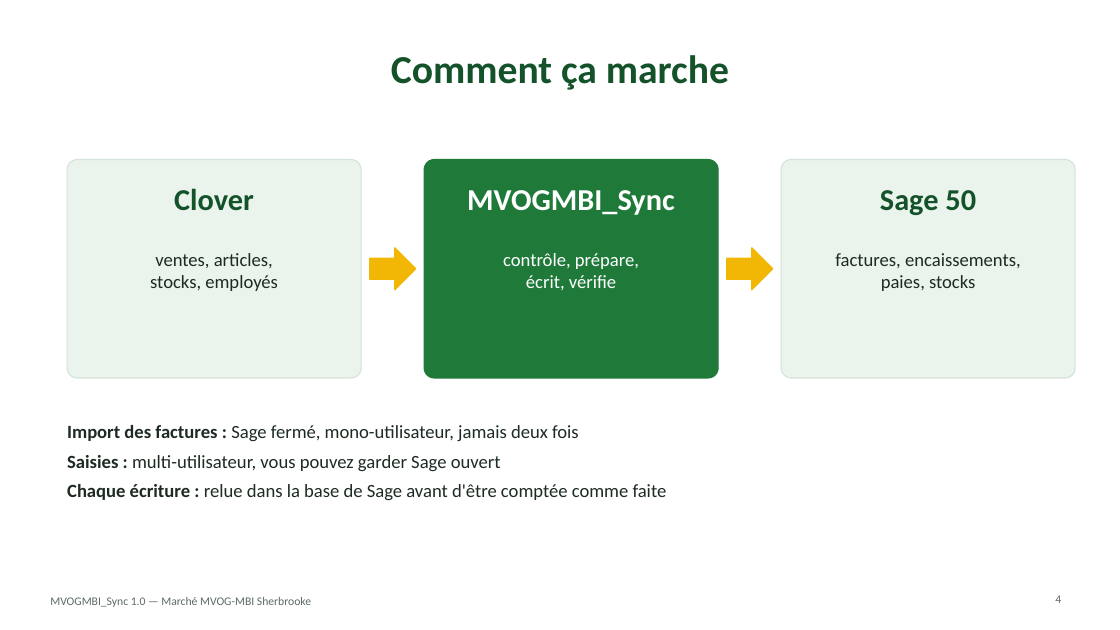
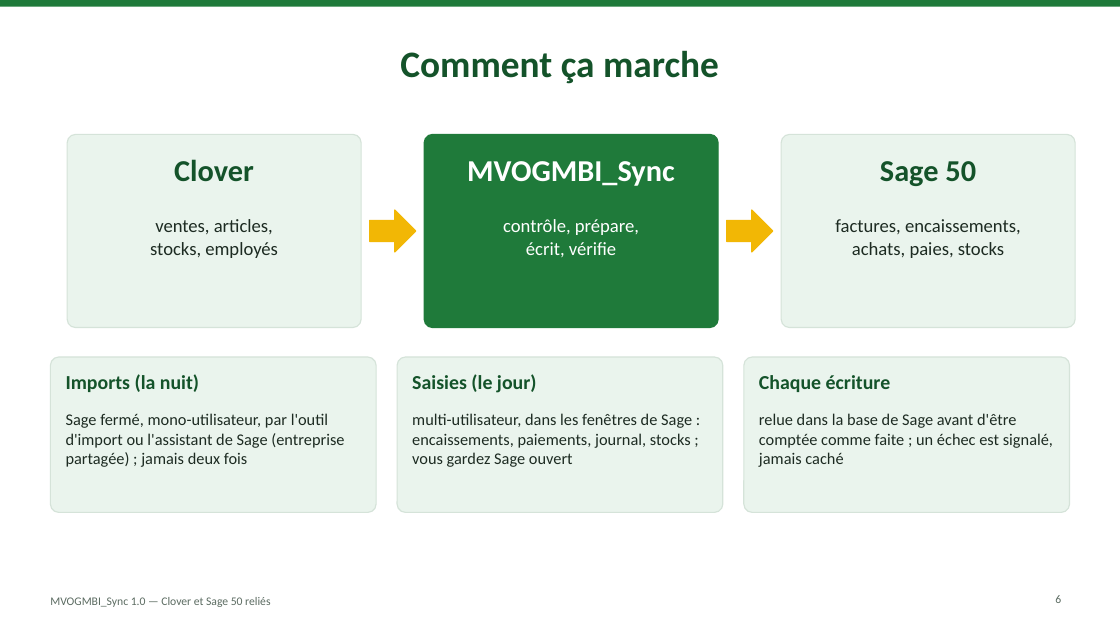
Before and after one commit to mteingueng-dot/MVOGMBI_Sync_2026.1, a slide deck: slide 6 of documentation/Presentation_MVOGMBI_Sync.pptx (slide 4 before the commit). Drawn at 1120x630 pixels with LibreOffice and Linux fonts; fonts in the diff are those of the drawing. Boxes give left, top, right and bottom in pixels: in the first picture for what was removed or moved away, otherwise in the second. Text is boxed around its words. In the diff, an @@ line names an element or a change of style, - is before the commit and + after.

```diff
--- a/documentation/Presentation_MVOGMBI_Sync.pptx
+++ b/documentation/Presentation_MVOGMBI_Sync.pptx
@@ rectangle added at <box>0,0,1120,7</box>, fill #1F7A3A @@
@@ title "Comment ça marche" at <box>400,50,719,84</box>: size 34 to 32 pt @@
@@ rounded rectangle: place and size @@
-rounded rectangle at <box>67,160,361,378</box>
+rounded rectangle at <box>67,134,361,328</box>
@@ rounded rectangle: place and size @@
-rounded rectangle at <box>424,160,718,378</box>
+rounded rectangle at <box>424,134,718,328</box>
@@ proportions changed in 3 elements at <box>67,134,361,328</box>, <box>424,134,718,328</box>, <box>781,134,1075,328</box> @@
@@ rounded rectangle: place and size @@
-rounded rectangle at <box>781,160,1075,378</box>
+rounded rectangle at <box>781,134,1075,328</box>
@@ 3 texts: place and size @@
-3 texts at <box>174,188,976,215</box>
+3 texts at <box>174,159,976,186</box>
@@ text "ventes, articles,": place and size @@
-text "ventes, articles," at <box>150,253,278,291</box>
+text "ventes, articles," at <box>150,219,278,258</box>
@@ right arrow: place and size @@
-right arrow at <box>370,248,416,290</box>
+right arrow at <box>370,210,416,252</box>
@@ text "contrôle, prépare,": place and size @@
-text "contrôle, prépare," at <box>503,253,639,290</box>
+text "contrôle, prépare," at <box>503,219,639,257</box>
@@ right arrow: place and size @@
-right arrow at <box>727,248,773,290</box>
+right arrow at <box>727,210,773,252</box>
@@ text "factures, encaissements,": place and size @@
-text "factures, encaissements," at <box>835,253,1021,291</box>
+text "factures, encaissements," at <box>835,219,1021,258</box>
@@ text at <box>852,242,1004,258</box>: text changed @@
-paies, stocks
+achats, paies, stocks
@@ rounded rectangle added at <box>50,357,376,513</box>, fill #EAF4ED, outline #D5E3D9 1 pt @@
@@ rounded rectangle added at <box>397,357,723,513</box>, fill #EAF4ED, outline #D5E3D9 1 pt @@
@@ rounded rectangle added at <box>744,357,1070,513</box>, fill #EAF4ED, outline #D5E3D9 1 pt @@
@@ text added at <box>66,374,199,392</box>, 17 pt, text #14532A, bold @@
+Imports (la nuit)
@@ text added at <box>412,374,537,393</box>, 17 pt, text #14532A, bold @@
+Saisies (le jour)
@@ text added at <box>759,375,891,392</box>, 17 pt, text #14532A, bold @@
+Chaque écriture
@@ text added at <box>66,413,344,467</box>, 14 pt, text #1D2B22 @@
+Sage fermé, mono-utilisateur, par l'outil d'import ou l'assistant de Sage (entreprise partagée) ; jamais deux fois
@@ text added at <box>412,413,692,467</box>, 14 pt, text #1D2B22 @@
+multi-utilisateur, dans les fenêtres de Sage : encaissements, paiements, journal, stocks ; vous gardez Sage ouvert
@@ text added at <box>759,413,1053,467</box>, 14 pt, text #1D2B22 @@
+relue dans la base de Sage avant d'être comptée comme faite ; un échec est signalé, jamais caché
@@ text removed at <box>67,425,667,500</box> @@
-Import des factures : Sage fermé, mono-utilisateur, jamais deux fois
-Saisies : multi-utilisateur, vous pouvez garder Sage ouvert
-Chaque écriture : relue dans la base de Sage avant d'être comptée comme faite
@@ text at <box>50,597,270,607</box>: text changed @@
-MVOGMBI_Sync 1.0 — Marché MVOG-MBI Sherbrooke
+MVOGMBI_Sync 1.0 — Clover et Sage 50 reliés
@@ page number at <box>1055,595,1061,603</box>: text changed @@
-4
+6
```
Also in this commit, not shown: 9 other slides changed, 20 slides added, 3 slides removed, 32 other files.
